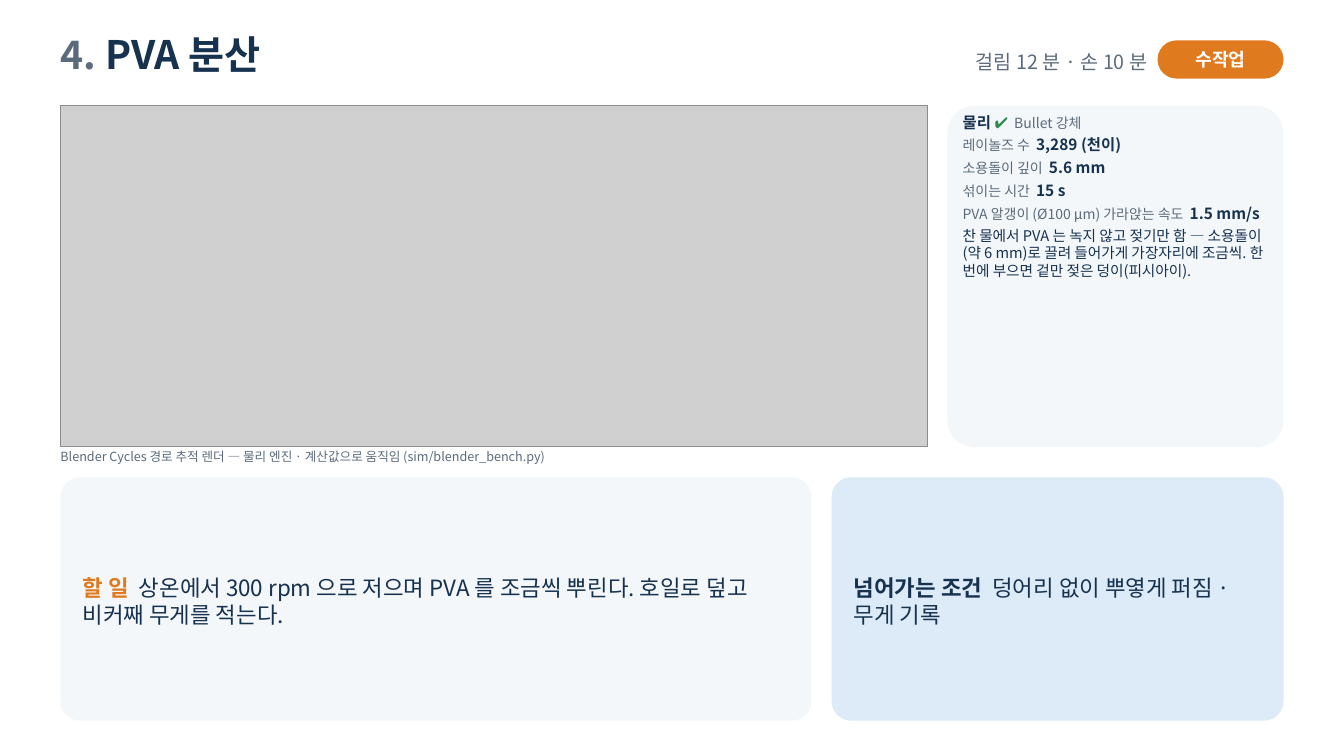
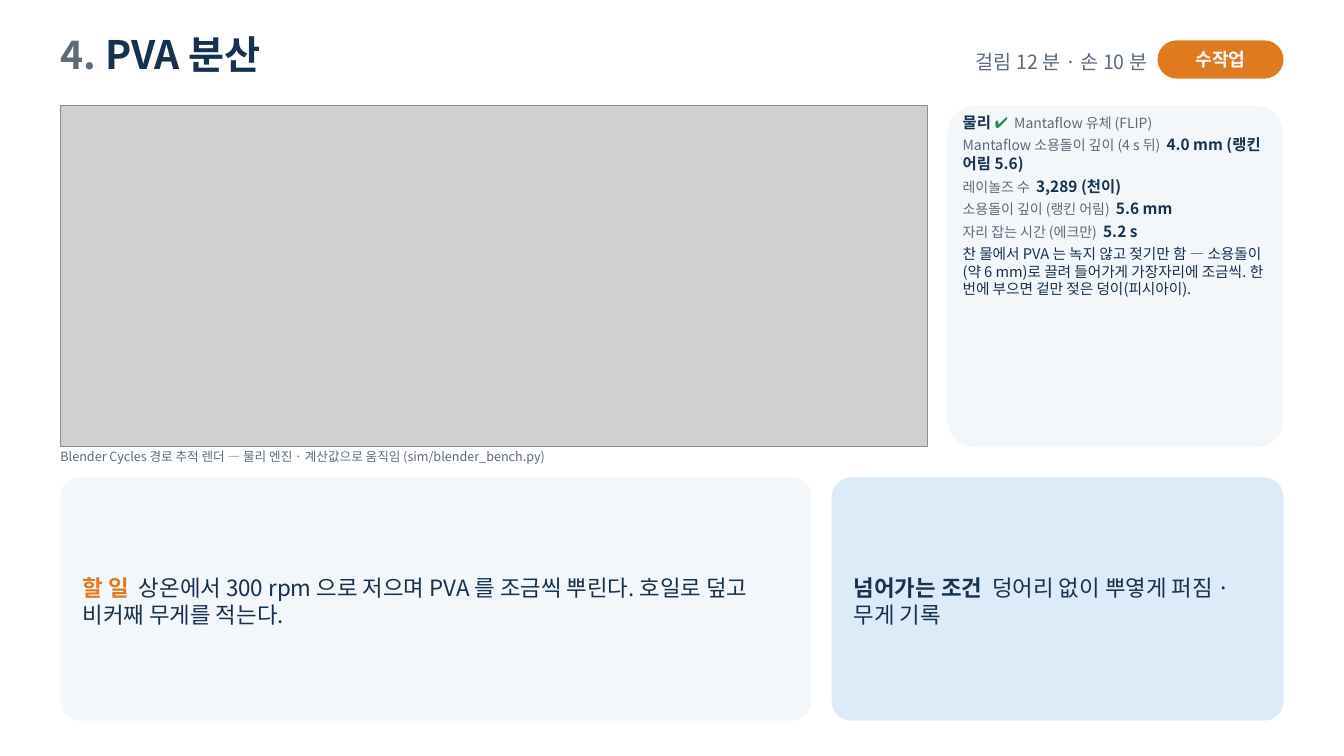
Before and after one commit to Cyborgroid2026/SNSS_Battery, a slide deck: slide 9 of report.pptx. Drawn at 1344x756 pixels with LibreOffice and Linux fonts; fonts in the diff are those of the drawing; grey boxes stand for pictures. Boxes give left, top, right and bottom in pixels: in the first picture for what was removed or moved away, otherwise in the second. Text is boxed around its words. In the diff, an @@ line names an element or a change of style, - is before the commit and + after.

Commit message:
ppt

```diff
--- a/report.pptx
+++ b/report.pptx
@@ text at <box>963,115,1260,172</box>: text changed @@
-물리 ✔ Bullet 강체
+물리 ✔ Mantaflow 유체 (FLIP)
+Mantaflow 소용돌이 깊이 (4 s 뒤) 4.0 mm (랭킨 어림 5.6)
@@ text at <box>963,202,1173,240</box>: text changed @@
-소용돌이 깊이 5.6 mm
-섞이는 시간 15 s
-PVA 알갱이 (Ø100 µm) 가라앉는 속도 1.5 mm/s
+소용돌이 깊이 (랭킨 어림) 5.6 mm
+자리 잡는 시간 (에크만) 5.2 s
```
Also in this commit, not shown: 2 other slides changed, 5 other files.
